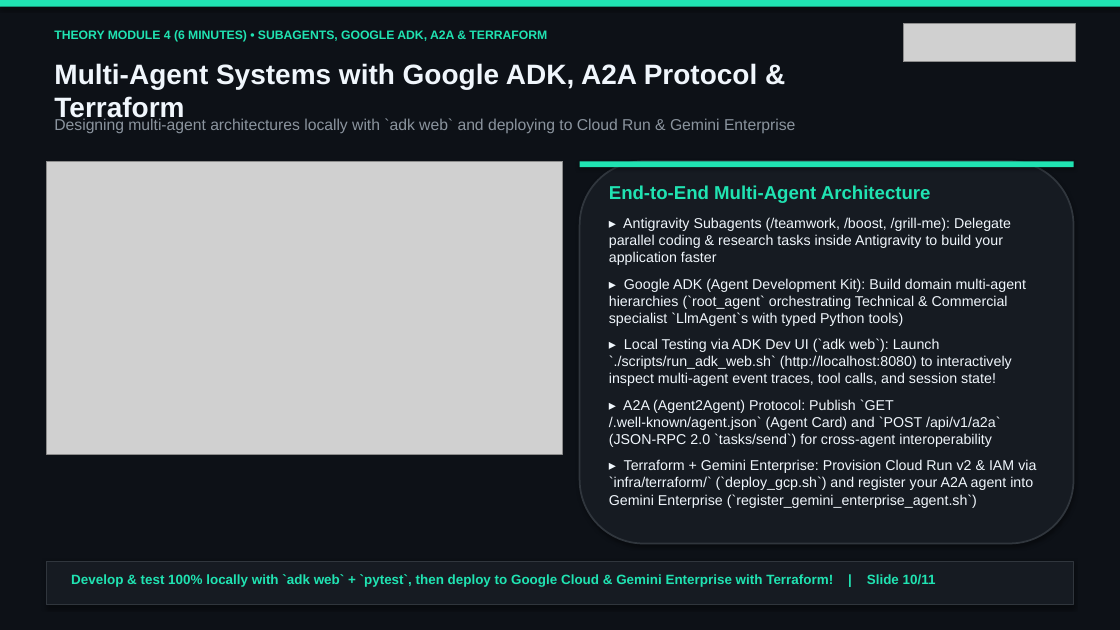
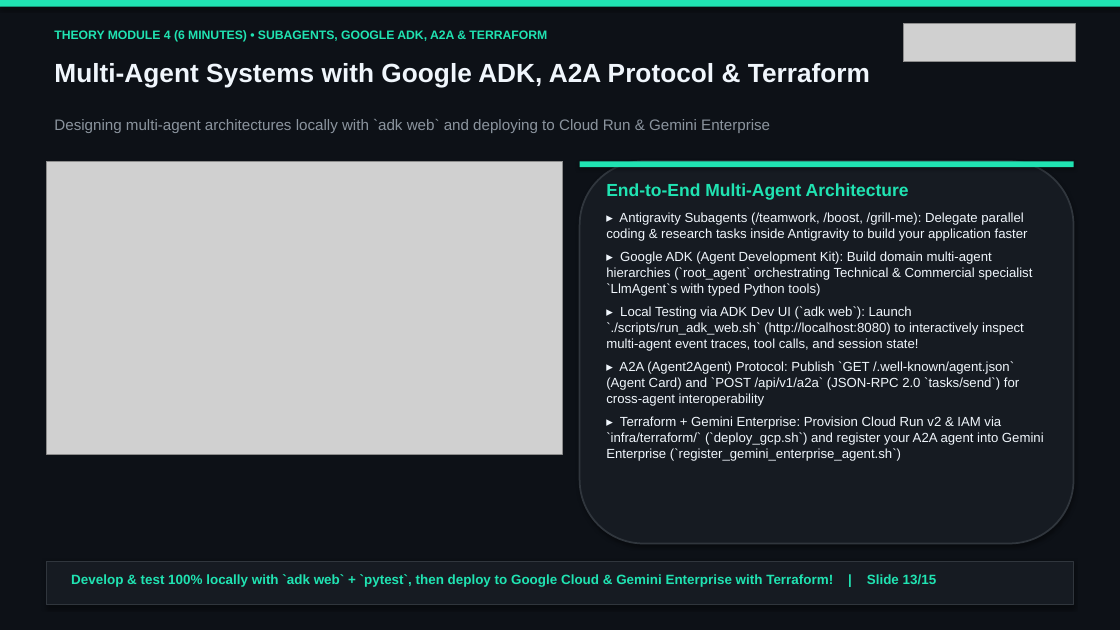
Before and after one commit to tryolabs/antigravity-workshop-retail, a slide deck: slide 13 of slides/antigravity_retail_workshop_en.pptx (slide 10 before the commit). Drawn at 1120x630 pixels with LibreOffice and Linux fonts; fonts in the diff are those of the drawing; grey boxes stand for pictures. Boxes give left, top, right and bottom in pixels: in the first picture for what was removed or moved away, otherwise in the second. Text is boxed around its words. In the diff, an @@ line names an element or a change of style, - is before the commit and + after.

Commit message:
Add Tryolabs-branded Lab Instruction PDFs, branded docs, and 15-slide presentations with Lab Objectives, What You Will Build & Step-by-Step Instructions

```diff
--- a/slides/antigravity_retail_workshop_en.pptx
+++ b/slides/antigravity_retail_workshop_en.pptx
@@ text "Multi-Agent Systems with Google ADK, ..." at [54,63,870,88]: size 24 to 22.5 pt @@
@@ text "Designing multi-agent architectures locally with ..." at [54,119,770,133]: size 13.5 to 13 pt @@
@@ text "End-to-End Multi-Agent Architecture" at [606,183,1044,461]: size 16 to 15 pt in "End-to-End Multi-Agent Architecture"; size 12.2 to 11.3 pt; less space between paragraphs @@
@@ text at [71,574,937,587]: text changed @@
-Develop & test 100% locally with `adk web` + `pytest`, then deploy to Google Cloud & Gemini Enterprise with Terraform! | Slide 10/11
+Develop & test 100% locally with `adk web` + `pytest`, then deploy to Google Cloud & Gemini Enterprise with Terraform! | Slide 13/15
```
Also in this commit, not shown: 10 other slides changed, 4 slides added, 35 other files.
